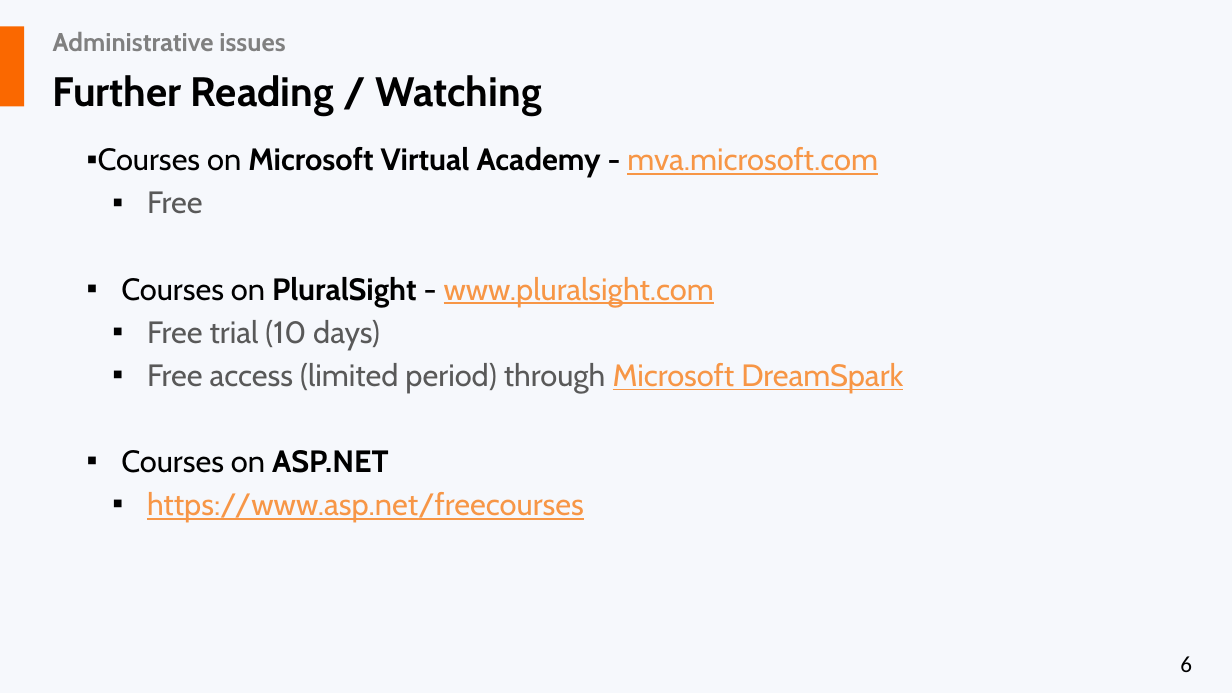
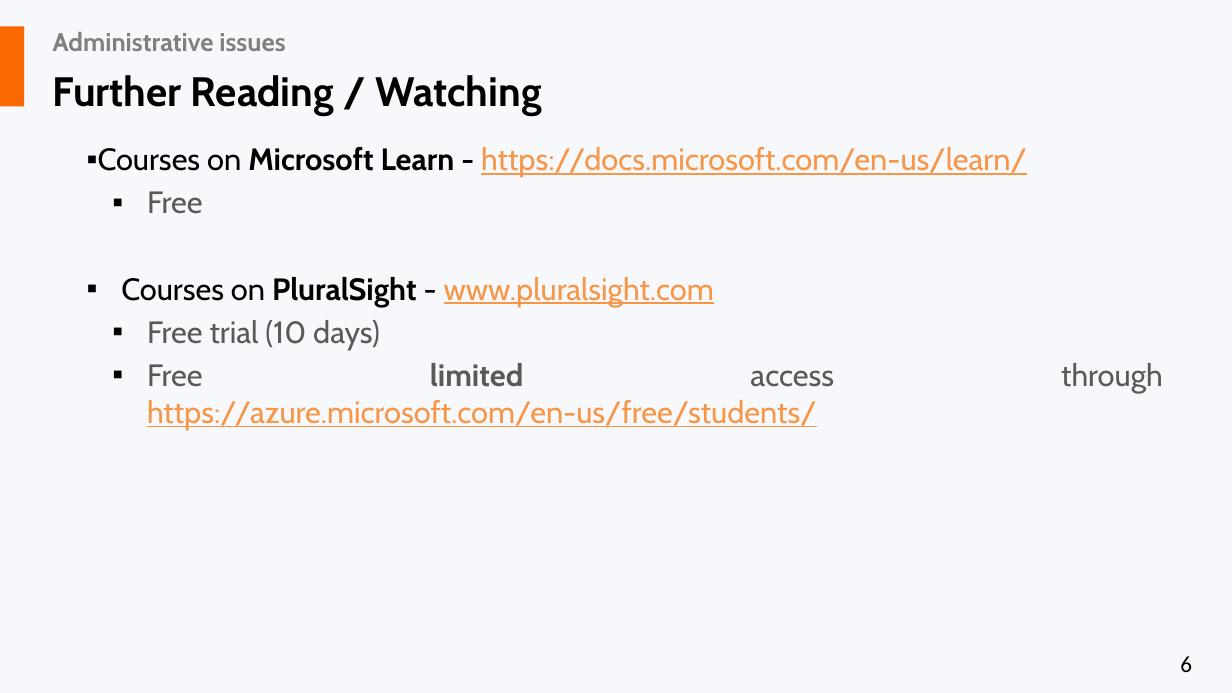
Before and after one commit to liviucotfas/ase-web-and-cloud-applications-security, a slide deck: slide 6 of Presentation ASPNET MVC Core - Part II.pptx. Drawn at 1232x693 pixels with LibreOffice and Linux fonts; fonts in the diff are those of the drawing. Boxes give left, top, right and bottom in pixels: in the first picture for what was removed or moved away, otherwise in the second. Text is boxed around its words. In the diff, an @@ line names an element or a change of style, - is before the commit and + after.

```diff
--- a/Presentation ASPNET MVC Core - Part II.pptx
+++ b/Presentation ASPNET MVC Core - Part II.pptx
@@ text at (x1=98, y1=147, x2=1027, y2=177): text changed; text colour #000000 to #F79646 @@
-▪ Courses on Microsoft Virtual Academy - mva.microsoft.com
+▪ Courses on Microsoft Learn - https://docs.microsoft.com/en-us/learn/
@@ text at (x1=147, y1=363, x2=834, y2=430): text changed @@
-  ▪ Free access (limited period) through Microsoft DreamSpark
-▪ Courses on ASP.NET
-  ▪ https://www.asp.net/freecourses
+  ▪ Free limited access through https://azure.microsoft.com/en-us/free/students/
```
Also in this commit, not shown: 2 other slides changed, 21 slides removed, 7 other files.
